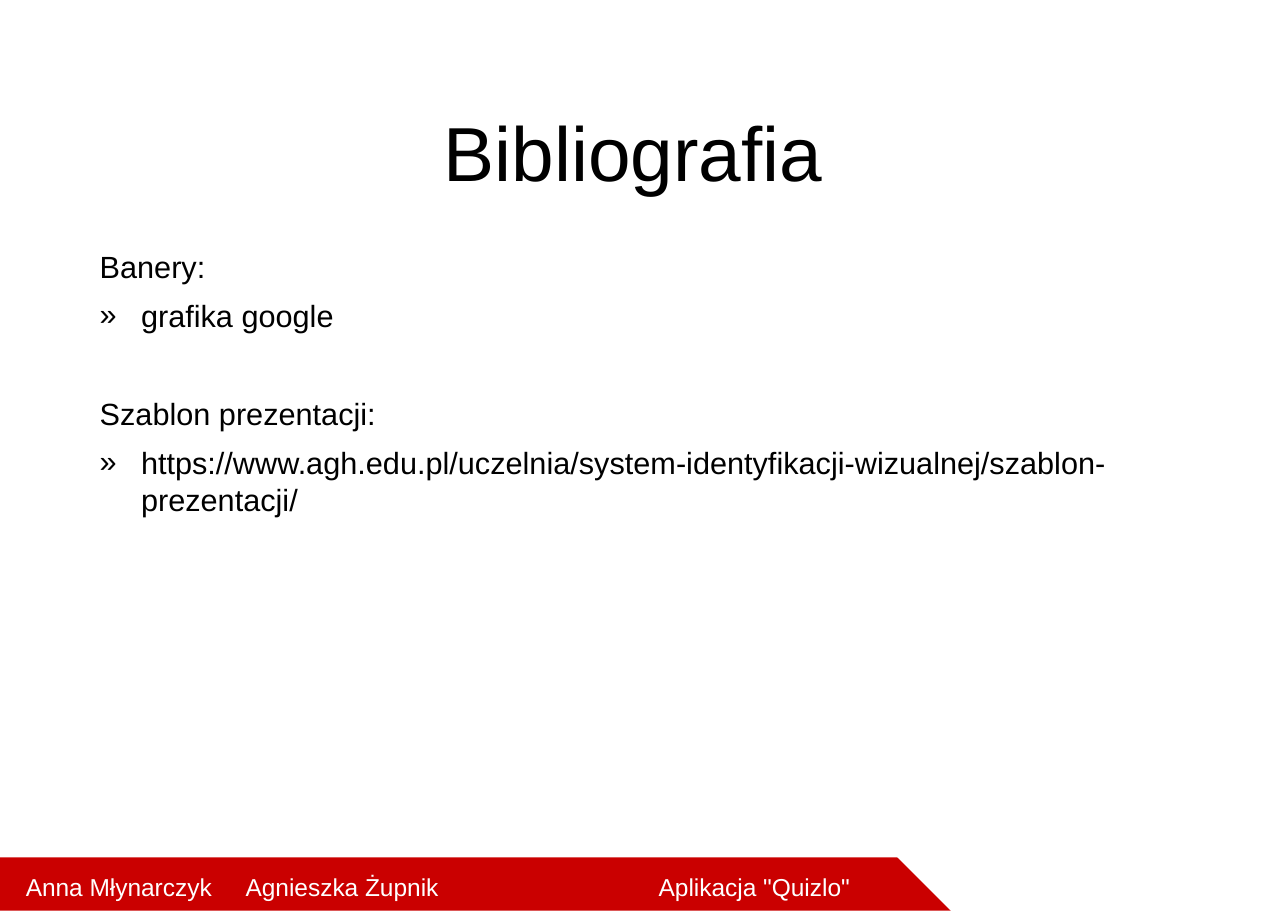
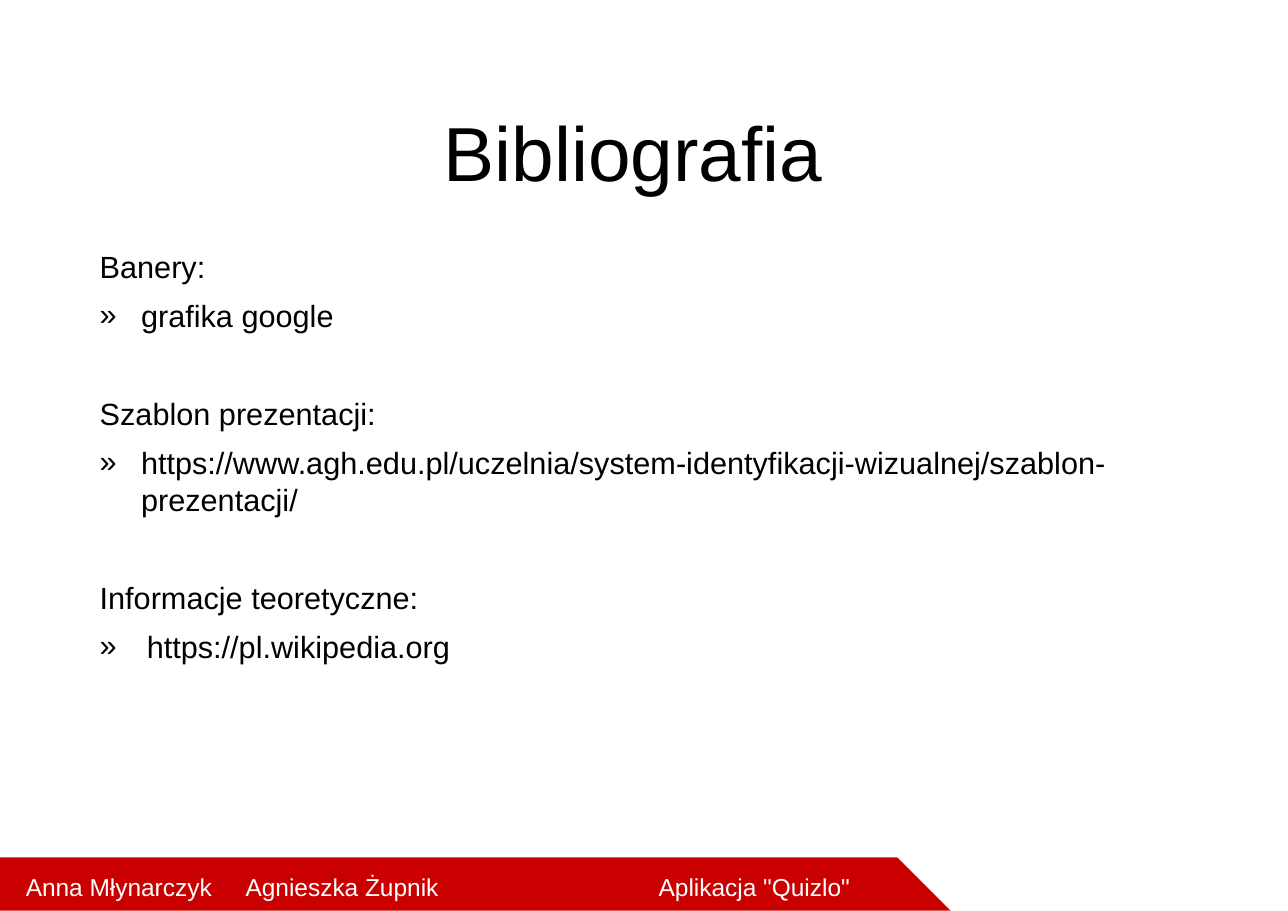
Before and after one commit to agnieszkowe/ProjektQuizlo, a slide deck: slide 24 of Quizlo.pptx (slide 16 before the commit). Drawn at 1288x911 pixels with LibreOffice and Linux fonts; fonts in the diff are those of the drawing; background and template pictures are left out. Boxes give left, top, right and bottom in pixels: in the first picture for what was removed or moved away, otherwise in the second. Text is boxed around its words. In the diff, an @@ line names an element or a change of style, - is before the commit and + after.

```diff
--- a/Quizlo.pptx
+++ b/Quizlo.pptx
@@ text at bbox=[100, 586, 450, 664]: paragraphs added @@
+Informacje teoretyczne:
+» https://pl.wikipedia.org
```
Also in this commit, not shown: 4 other slides changed, 8 slides added.
